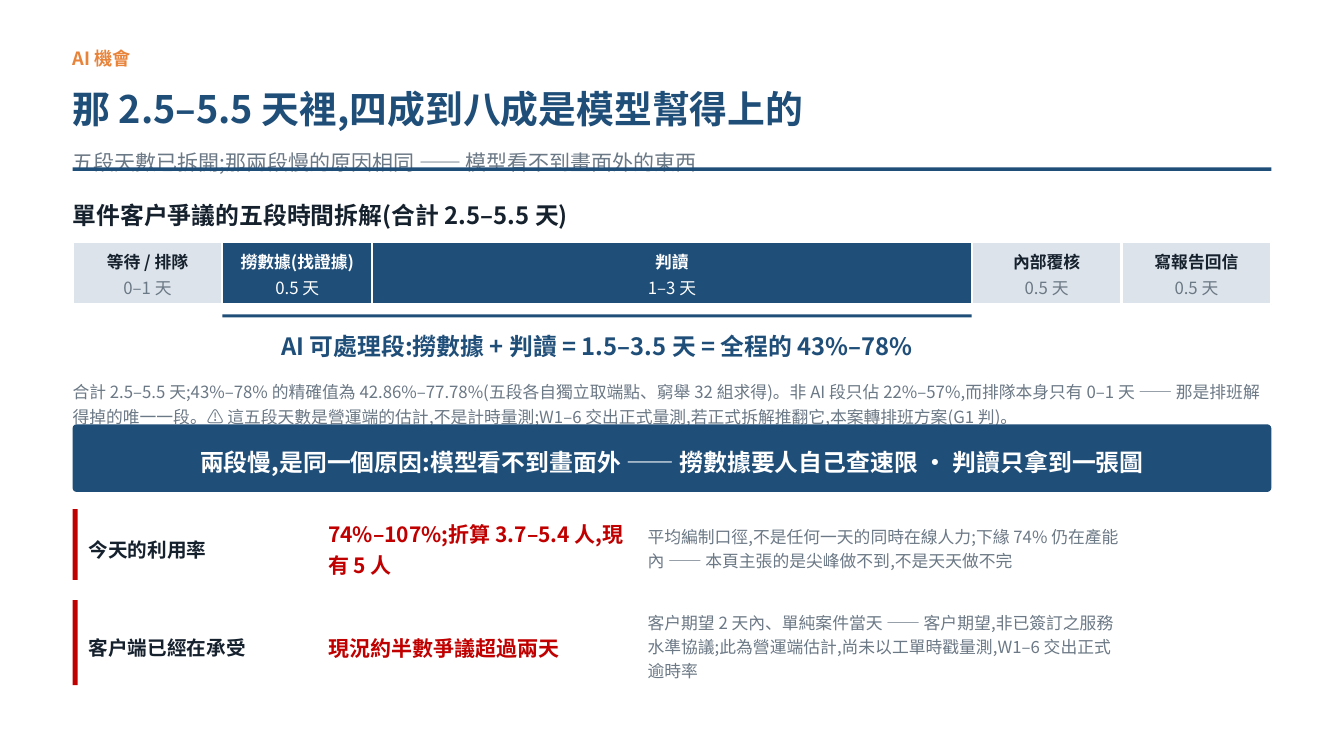
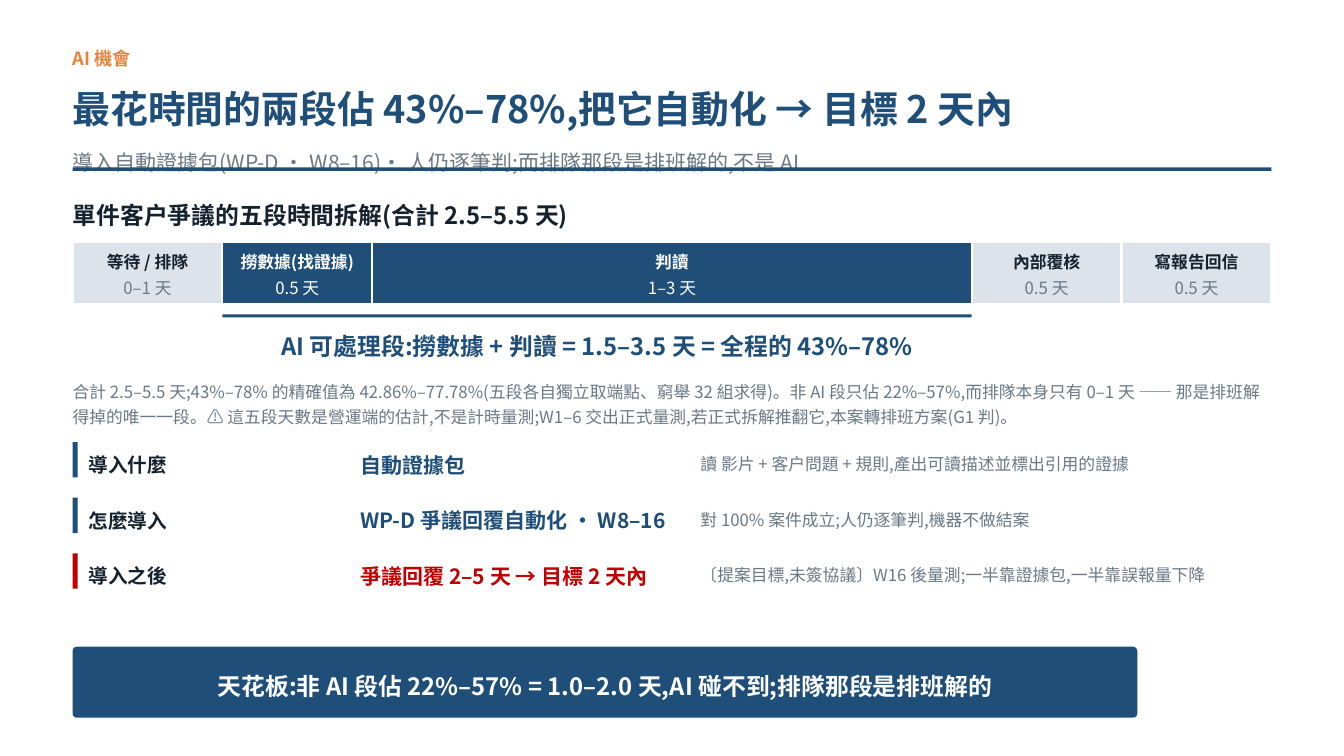
Before and after one commit to pokai-huang0828/UTS_workspace, a slide deck: slide 3 of Artificial Intelligence for Enterprises/Assessment3/Huang_26254793_421104_Assessment 3.pptx. Drawn at 1344x756 pixels with LibreOffice and Linux fonts; fonts in the diff are those of the drawing. Boxes give left, top, right and bottom in pixels: in the first picture for what was removed or moved away, otherwise in the second. Text is boxed around its words. In the diff, an @@ line names an element or a change of style, - is before the commit and + after.

```diff
--- a/Artificial Intelligence for Enterprises/Assessment3/Huang_26254793_421104_Assessment 3.pptx
+++ b/Artificial Intelligence for Enterprises/Assessment3/Huang_26254793_421104_Assessment 3.pptx
@@ text at (x1=73, y1=90, x2=1013, y2=131): text changed @@
-那 2.5–5.5 天裡,四成到八成是模型幫得上的
+最花時間的兩段佔 43%–78%,把它自動化 → 目標 2 天內
@@ text at (x1=73, y1=152, x2=800, y2=174): text changed @@
-五段天數已拆開;那兩段慢的原因相同 —— 模型看不到畫面外的東西
+導入自動證據包(WP-D · W8–16)· 人仍逐筆判;而排隊那段是排班解的,不是 AI
@@ rectangle added at (x1=73, y1=443, x2=78, y2=478), fill #1F4E79 @@
@@ text added at (x1=89, y1=455, x2=167, y2=474), 14 pt, text #16212E, bold @@
+導入什麼
@@ text removed at (x1=200, y1=450, x2=1144, y2=476) @@
-兩段慢,是同一個原因:模型看不到畫面外 —— 撈數據要人自己查速限 · 判讀只拿到一張圖
@@ text added at (x1=360, y1=455, x2=465, y2=475), 15 pt, text #1F4E79, bold @@
+自動證據包
@@ text added at (x1=700, y1=456, x2=1129, y2=473), 12 pt, text #6B7885 @@
+讀 影片 + 客戶問題 + 規則,產出可讀描述並標出引用的證據
@@ rectangle added at (x1=73, y1=498, x2=78, y2=533), fill #1F4E79 @@
@@ text added at (x1=360, y1=508, x2=666, y2=534), 15 pt, text #1F4E79, bold @@
+WP-D 爭議回覆自動化 · W8–16
@@ text added at (x1=89, y1=511, x2=167, y2=530), 14 pt, text #16212E, bold @@
+怎麼導入
@@ text removed at (x1=328, y1=524, x2=624, y2=575) @@
-74%–107%;折算 3.7–5.4 人,現有 5 人
@@ text removed at (x1=648, y1=529, x2=1118, y2=570) @@
-平均編制口徑,不是任何一天的同時在線人力;下緣 74% 仍在產能內 —— 本頁主張的是尖峰做不到,不是天天做不完
@@ text added at (x1=700, y1=512, x2=1029, y2=529), 12 pt, text #6B7885 @@
+對 100% 案件成立;人仍逐筆判,機器不做結案
@@ rectangle resized from (x1=73, y1=509, x2=78, y2=580) to (x1=73, y1=554, x2=78, y2=589) @@
@@ text removed at (x1=89, y1=540, x2=207, y2=559) @@
-今天的利用率
@@ text added at (x1=89, y1=566, x2=167, y2=585), 14 pt, text #16212E, bold @@
+導入之後
@@ text added at (x1=360, y1=563, x2=647, y2=589), 15 pt, text #C00000, bold @@
+爭議回覆 2–5 天 → 目標 2 天內
@@ text added at (x1=700, y1=567, x2=1205, y2=584), 12 pt, text #6B7885 @@
+〔提案目標,未簽協議〕W16 後量測;一半靠證據包,一半靠誤報量下降
@@ rectangle removed at (x1=73, y1=600, x2=78, y2=685) @@
@@ text removed at (x1=648, y1=615, x2=1114, y2=679) @@
-客戶期望 2 天內、單純案件當天 —— 客戶期望,非已簽訂之服務水準協議;此為營運端估計,尚未以工單時戳量測,W1–6 交出正式逾時率
@@ rounded rectangle resized from (x1=73, y1=424, x2=1271, y2=492) to (x1=73, y1=647, x2=1137, y2=718) @@
@@ text removed at (x1=89, y1=638, x2=246, y2=657) @@
-客戶端已經在承受
@@ text removed at (x1=328, y1=638, x2=559, y2=658) @@
-現況約半數爭議超過兩天
@@ text added at (x1=218, y1=674, x2=992, y2=700), 17 pt, text #FFFFFF, bold @@
+天花板:非 AI 段佔 22%–57% = 1.0–2.0 天,AI 碰不到;排隊那段是排班解的
```
Also in this commit, not shown: 3 other files.
